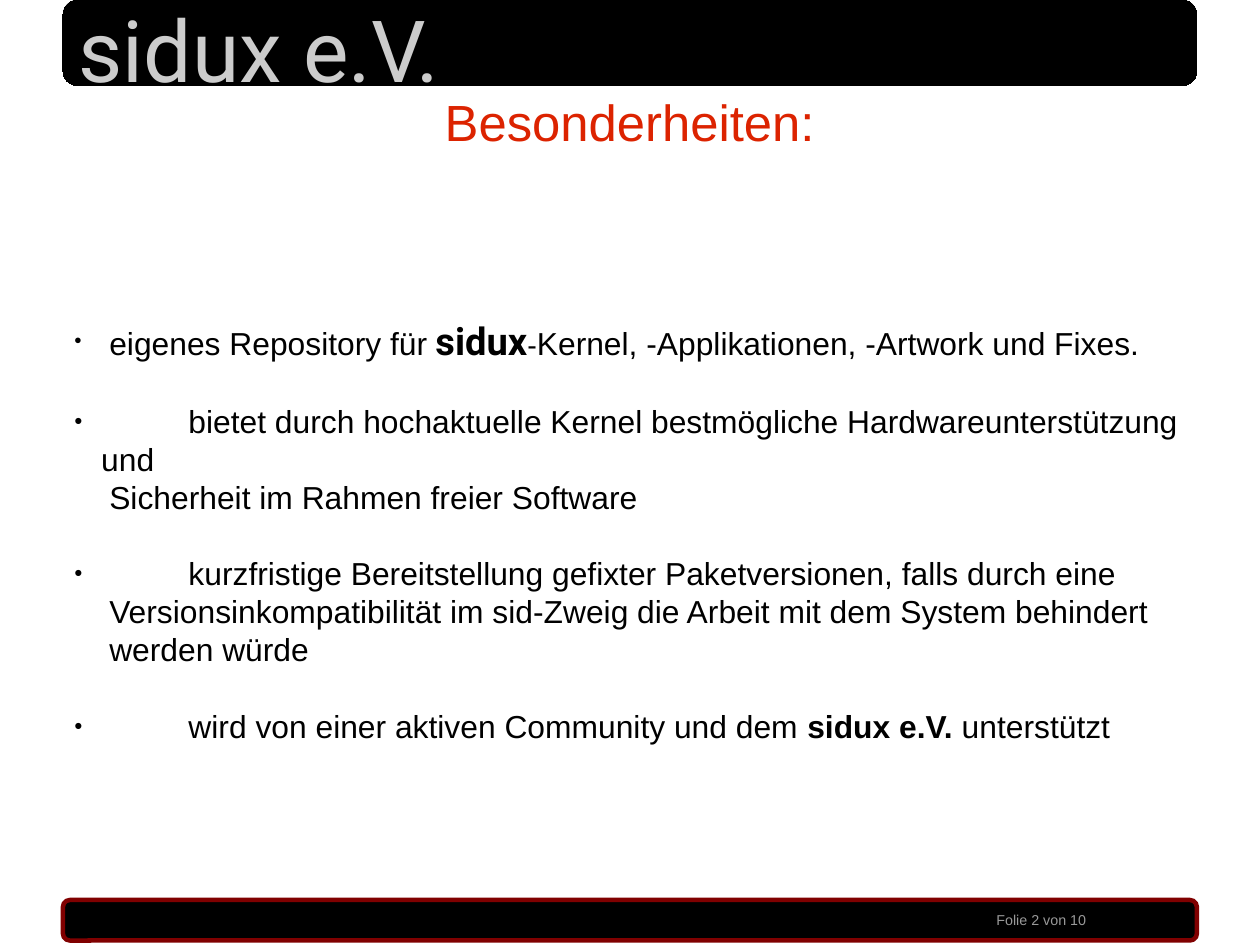
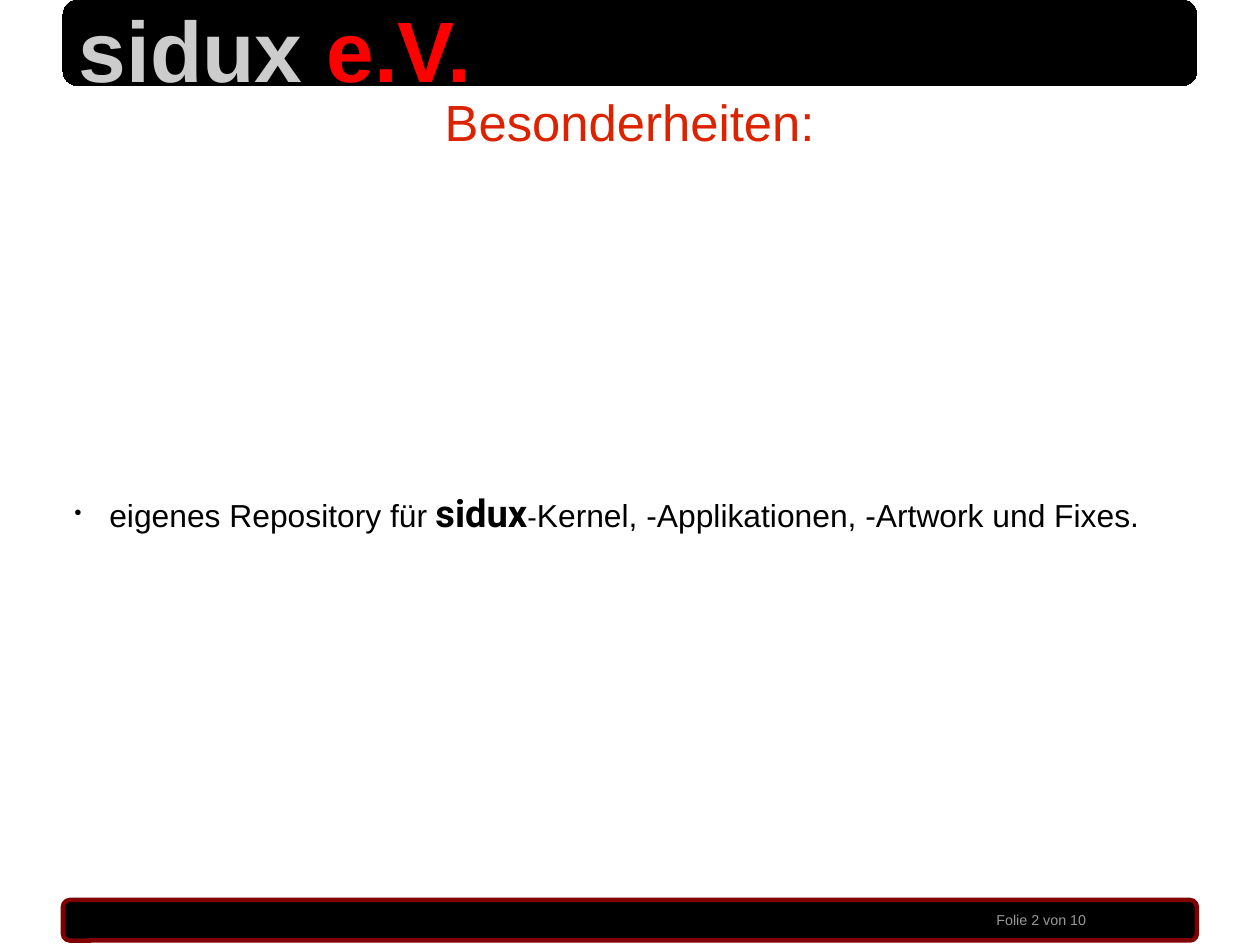
Before and after one commit to sidux-ev/praesentation, a slide deck: slide 2 of bin/sigint_2010.odp. Drawn at 1260x945 pixels with LibreOffice and Linux fonts; fonts in the diff are those of the drawing; background and template pictures are left out. Boxes give left, top, right and bottom in pixels: in the first picture for what was removed or moved away, otherwise in the second. Text is boxed around its words. In the diff, an @@ line names an element or a change of style, - is before the commit and + after.

Commit message:
clean up folien [(c) etc.], formatierung sidux e.V., etc. modified:   bin/sigint_2010.odp

```diff
--- a/bin/sigint_2010.odp
+++ b/bin/sigint_2010.odp
@@ text "sidux e.V." at [79, 20, 470, 98]: font Roboto to Arial, bold on; text colour #CCCCCC to #FF0000 in "e.V." @@
@@ text at [101, 410, 1177, 743]: paragraphs removed @@
-● bietet durch hochaktuelle Kernel bestmögliche Hardwareunterstützung und
-  Sicherheit im Rahmen freier Software
-● kurzfristige Bereitstellung gefixter Paketversionen, falls durch eine
-  Versionsinkompatibilität im sid-Zweig die Arbeit mit dem System behindert
-  werden würde
-● wird von einer aktiven Community und dem sidux e.V. unterstützt
```
Also in this commit, not shown: 9 other slides changed.
